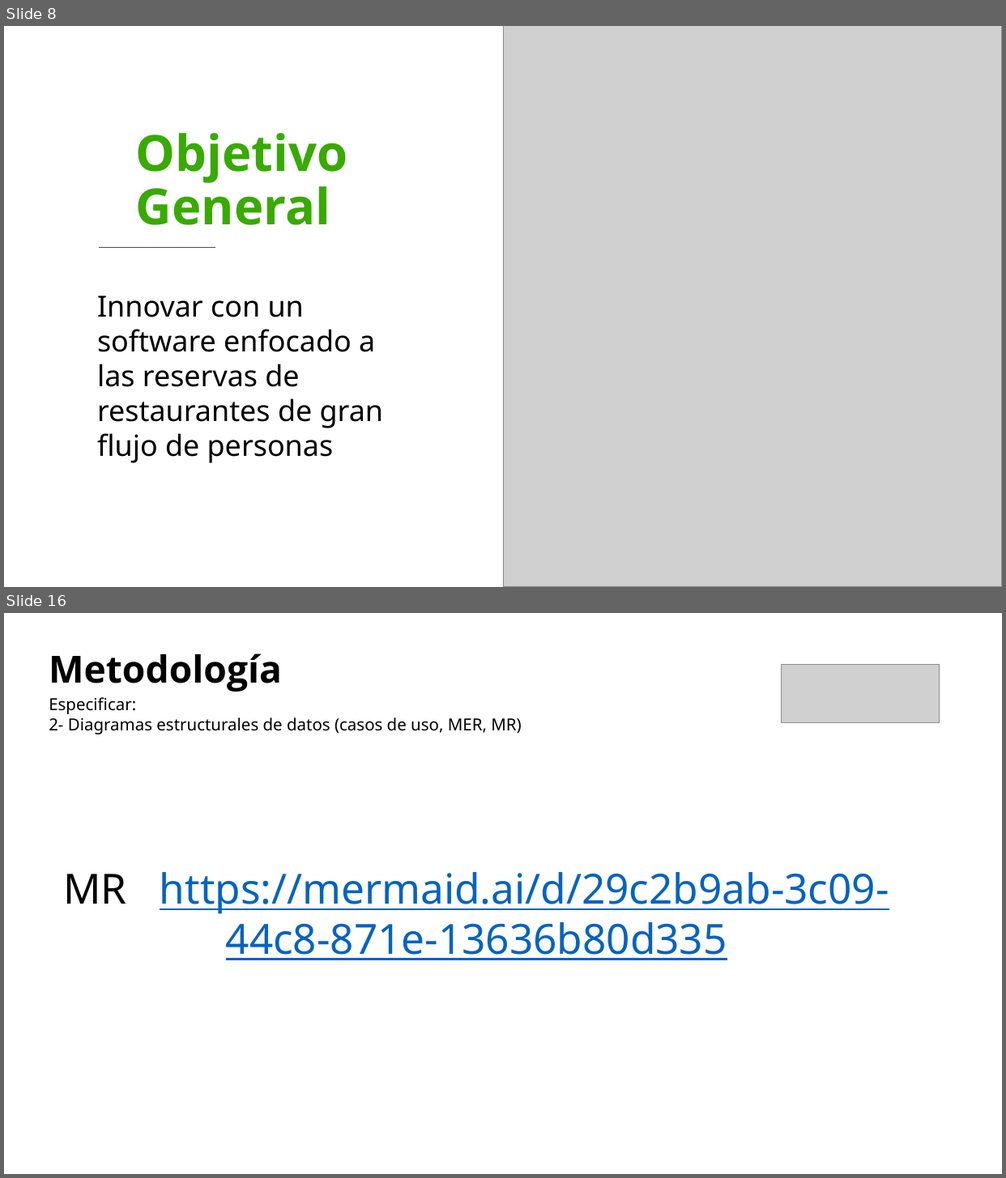
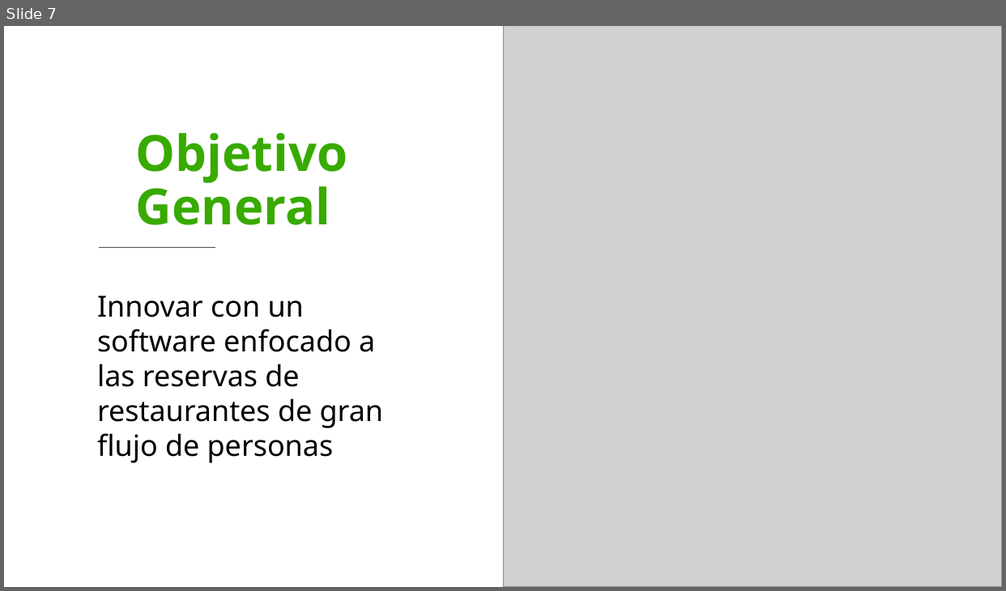
Before and after one commit to SebastianPacheco05/Reservify, a slide deck: docs/docs/files/GC-F-004FormatoPlantillaPresentacionPowerPointV09 (2).pptx. Shown one above the other, each under a label of ours: slides 8 and 16 before the commit, slide 7 after it; the slides between them are not shown. The pictures are 1006x1178 and 1006x591 pixels, drawn with LibreOffice and Linux fonts; fonts in the diff are those of the drawing; grey boxes stand for pictures; background and template pictures are left out. Boxes give left, top, right and bottom in pixels: in the first picture for what was removed or moved away, otherwise in the second. Text is boxed around its words. In the diff, an @@ line names an element or a change of style, - is before the commit and + after.

```diff
--- a/docs/docs/files/GC-F-004FormatoPlantillaPresentacionPowerPointV09 (2).pptx
+++ b/docs/docs/files/GC-F-004FormatoPlantillaPresentacionPowerPointV09 (2).pptx
@@ slide 16 removed at box(4, 613, 1002, 1174), background #FFFFFF @@
@@ text removed at box(49, 653, 282, 692) @@
-Metodología
@@ picture removed at box(781, 665, 940, 723) @@
@@ text removed at box(49, 697, 521, 735) @@
-Especificar:
-2- Diagramas estructurales de datos (casos de uso, MER, MR)
@@ text removed at box(63, 872, 889, 960) @@
-MR https://mermaid.ai/d/29c2b9ab-3c09-44c8-871e-13636b80d335
@@ what was slide 8 is now slide 7 @@
```
Also in this commit, not shown: 15 slides changed, 2 slides added, 7 other slides removed, 1 other file.
